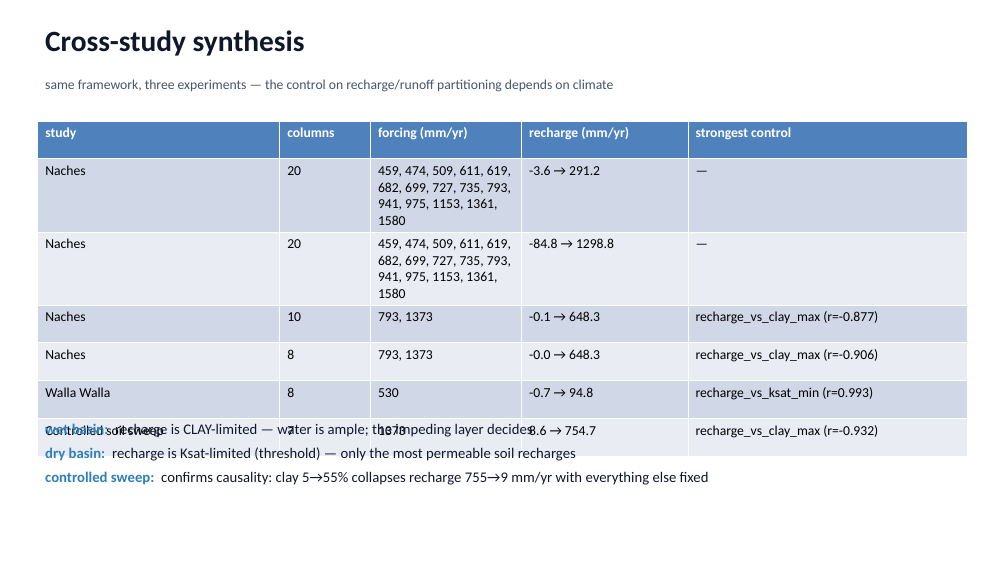
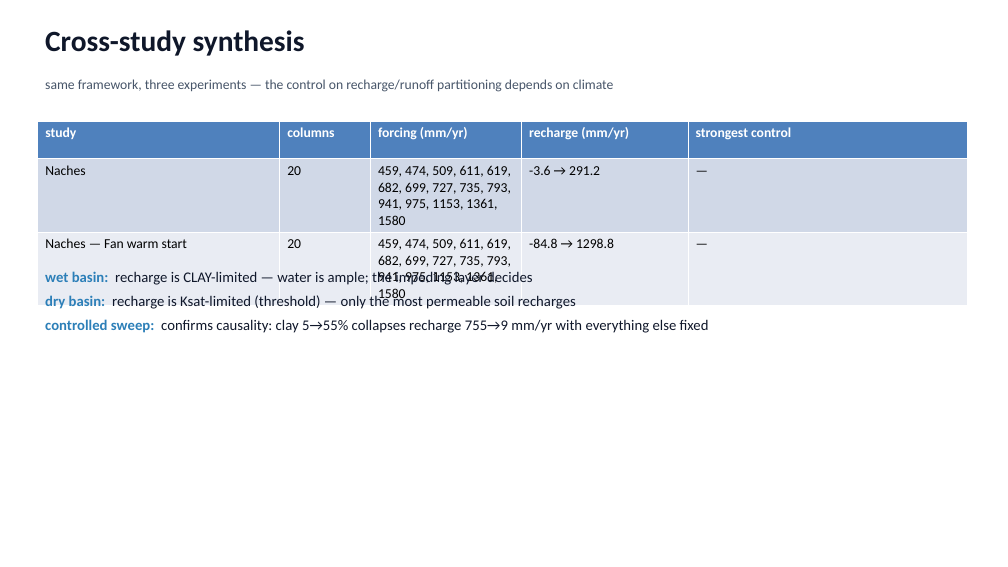
Before and after one commit to hoangtv1899/multi-agent-framework, a slide deck: slide 25 of docs/slides/story_20260706.pptx (slide 46 before the commit). Drawn at 1008x567 pixels with LibreOffice and Linux fonts; fonts in the diff are those of the drawing. Boxes give left, top, right and bottom in pixels: in the first picture for what was removed or moved away, otherwise in the second. Text is boxed around its words. In the diff, an @@ line names an element or a change of style, - is before the commit and + after.

```diff
--- a/docs/slides/story_20260706.pptx
+++ b/docs/slides/story_20260706.pptx
@@ table at <box>38,121,968,307</box> @@
-row 3: Naches | 20 | 459, 474, 509, 611, 619, 682, 699, 727, 735, 793, 941, 975, 1153, 1361, 1580 | -84.8 → 1298.8 | —
-row 4: Naches | 10 | 793, 1373 | -0.1 → 648.3 | recharge_vs_clay_max (r=-0.877)
-row 5: Naches | 8 | 793, 1373 | -0.0 → 648.3 | recharge_vs_clay_max (r=-0.906)
-row 6: Walla Walla | 8 | 530 | -0.7 → 94.8 | recharge_vs_ksat_min (r=0.993)
-row 7: Controlled soil sweep | 7 | 1373 | 8.6 → 754.7 | recharge_vs_clay_max (r=-0.932)
+row 3: Naches — Fan warm start | 20 | 459, 474, 509, 611, 619, 682, 699, 727, 735, 793, 941, 975, 1153, 1361, 1580 | -84.8 → 1298.8 | —
@@ text "wet basin: recharge is CLAY-limited ...": place and size @@
-text "wet basin: recharge is CLAY-limited ..." at <box>45,423,709,485</box>
+text "wet basin: recharge is CLAY-limited ..." at <box>45,271,709,333</box>
```
Also in this commit, not shown: 12 other slides changed, 25 slides removed, 1 other file.
